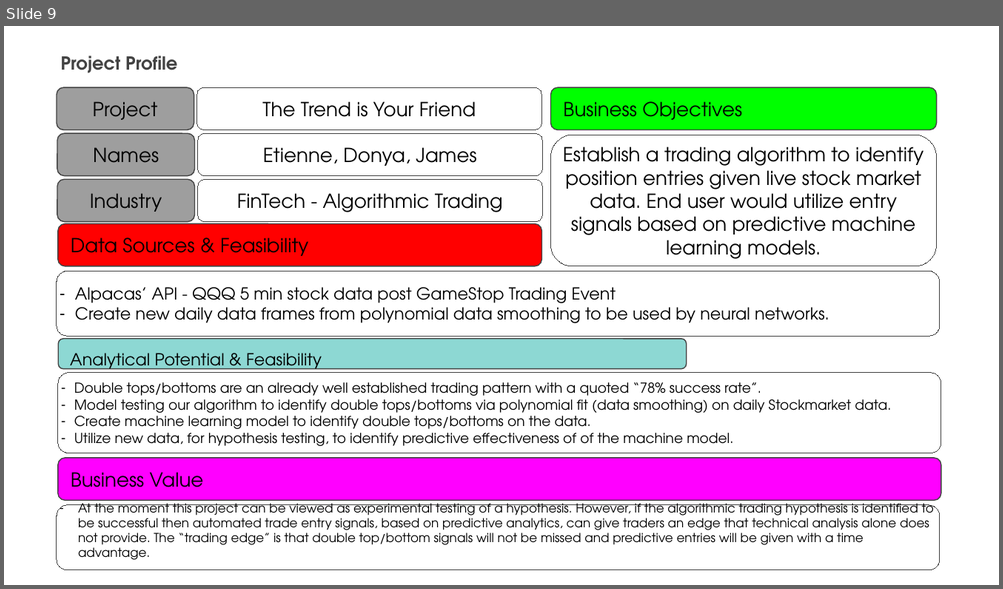
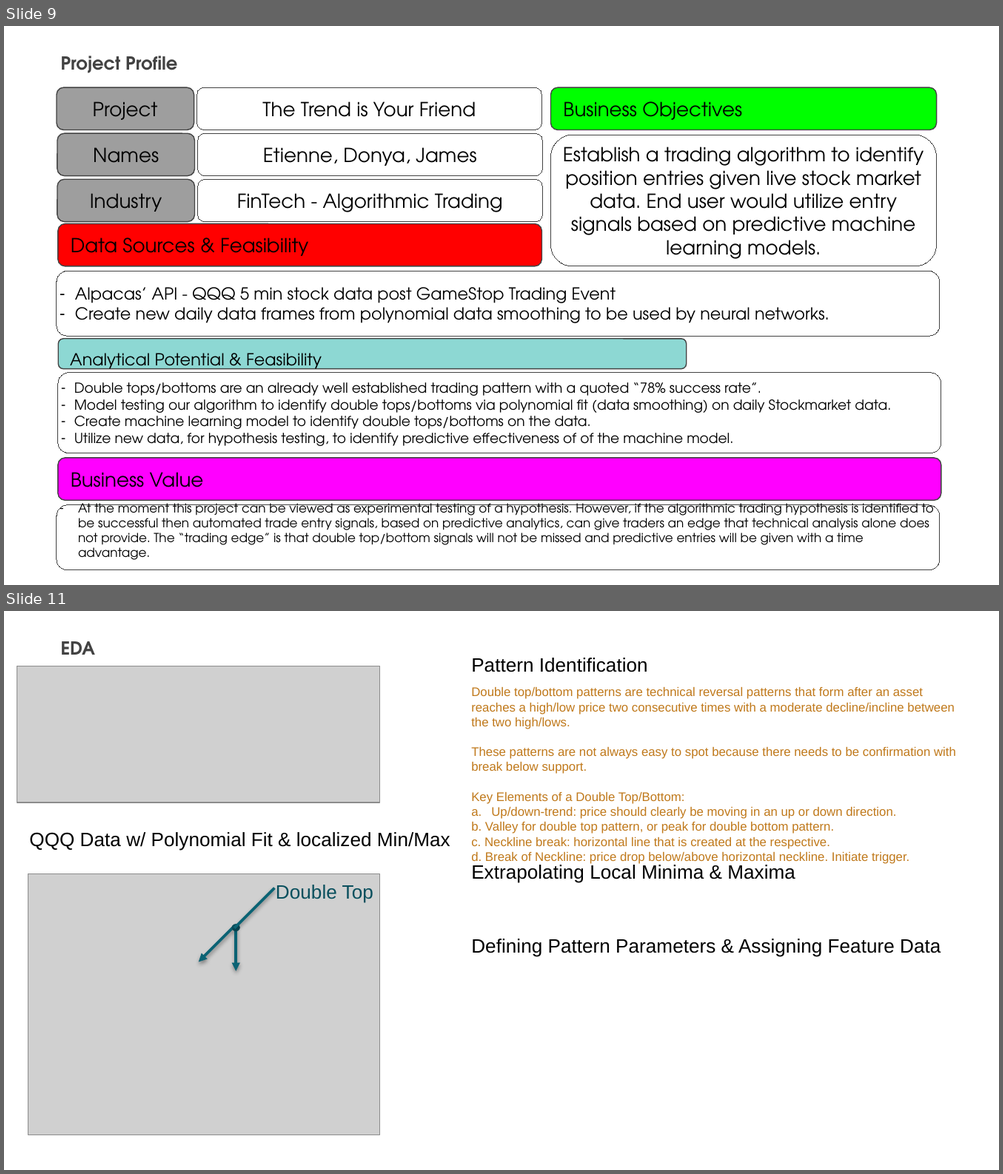
Before and after one commit to dahmadi/TheTrendIsYourFriend, a slide deck: Resources/Capstone 2 Deliverables.pptx. Shown one above the other, each under a label of ours: slide 9 before the commit, slides 9 and 11 after it; the slides between them are not shown. The pictures are 1003x589 and 1003x1174 pixels, drawn with LibreOffice and Linux fonts; fonts in the diff are those of the drawing; grey boxes stand for pictures. Boxes give left, top, right and bottom in pixels: in the first picture for what was removed or moved away, otherwise in the second. Text is boxed around its words. In the diff, an @@ line names an element or a change of style, - is before the commit and + after.

Commit message:
updated EDA. PPT. added images

```diff
--- a/Resources/Capstone 2 Deliverables.pptx
+++ b/Resources/Capstone 2 Deliverables.pptx
@@ slide 11 added at [4,611,999,1170], background #FFFFFF @@
@@ text added at [61,641,96,655], 13 pt, text #424242, bold @@
+EDA
@@ picture added at [17,666,380,802] @@
@@ text added at [471,658,648,672], 14 pt, text #000000 @@
+Pattern Identification
@@ text added at [471,686,956,864], 9 pt, text #C0791B @@
+Double top/bottom patterns are technical reversal patterns that form after an asset reaches a high/low price two consecutive times with a moderate decline/incline between the two high/lows.
+These patterns are not always easy to spot because there needs to be confirmation with break below support.
+Key Elements of a Double Top/Bottom:
+a. Up/down-trend: price should clearly be moving in an up or down direction.
+b. Valley for double top pattern, or peak for double bottom pattern.
+c. Neckline break: horizontal line that is created at the respective.
+d. Break of Neckline: price drop below/above horizontal neckline. Initiate trigger.
@@ text added at [29,832,450,851], 14 pt, text #000000 @@
+QQQ Data w/ Polynomial Fit & localized Min/Max
@@ picture added at [28,874,380,1135] @@
@@ text added at [471,863,795,883], 14 pt, text #000000 @@
+Extrapolating Local Minima & Maxima
@@ line added from (235, 928) to (275, 889), #0B6374 2 pt @@
@@ text added at [276,885,373,903], 14 pt, text #094F5D @@
+Double Top
@@ arrow added from (233, 927) to (199, 962), #0B6374 2 pt @@
@@ ellipse added at [232,924,240,932], fill #094F5D @@
@@ arrow added from (236, 929) to (236, 971), #0B6374 2 pt @@
@@ text added at [471,939,940,957], 14 pt, text #000000 @@
+Defining Pattern Parameters & Assigning Feature Data
```
Also in this commit, not shown: 1 other slide added, 2 slides removed, 5 other files.
